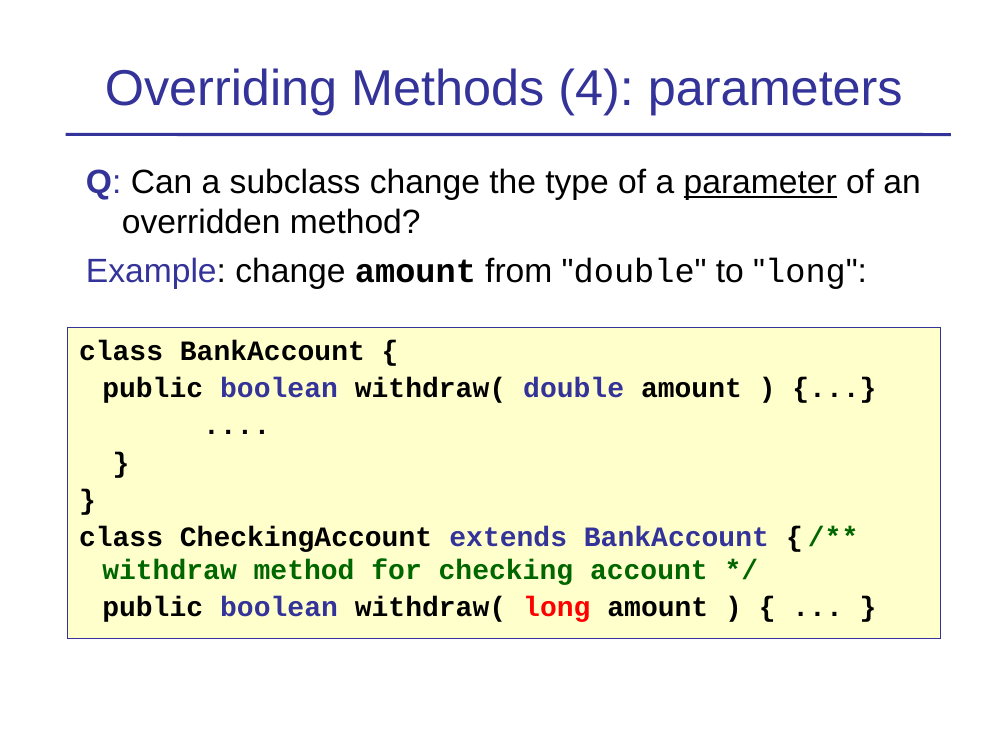
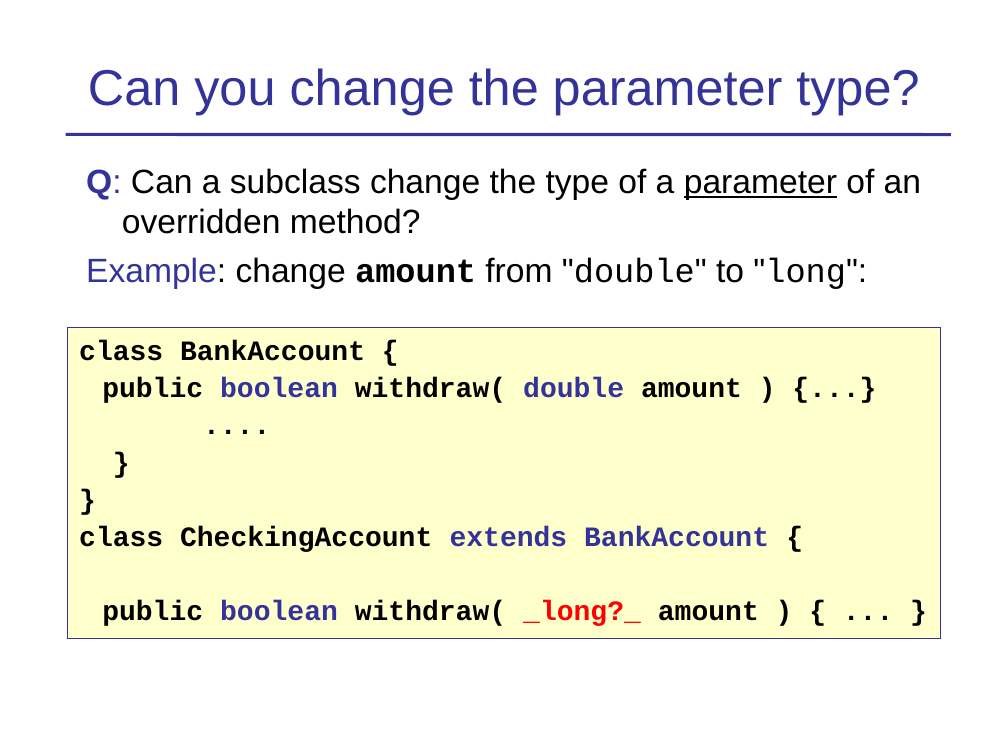
Before and after one commit to skeoop/skeoop.github.io, a slide deck: slide 49 of oop/Inheritance-Basics.ppt. Drawn at 1008x756 pixels with LibreOffice and Linux fonts; fonts in the diff are those of the drawing. Boxes give left, top, right and bottom in pixels: in the first picture for what was removed or moved away, otherwise in the second. Text is boxed around its words. In the diff, an @@ line names an element or a change of style, - is before the commit and + after.

```diff
--- a/oop/Inheritance-Basics.ppt
+++ b/oop/Inheritance-Basics.ppt
@@ title at (88, 68, 919, 115): text changed @@
-Overriding Methods (4): parameters
+Can you change the parameter type?
@@ text in rectangle at (79, 526, 769, 626): text changed @@
-class CheckingAccount extends BankAccount { /** withdraw method for checking account */
-public boolean withdraw( long amount ) { ... }
+class CheckingAccount extends BankAccount {
+public boolean withdraw( _long?_ amount ) { ... }
```
Also in this commit, not shown: 25 other slides changed, 1 slide added, 4 slides removed, 5 other files.
